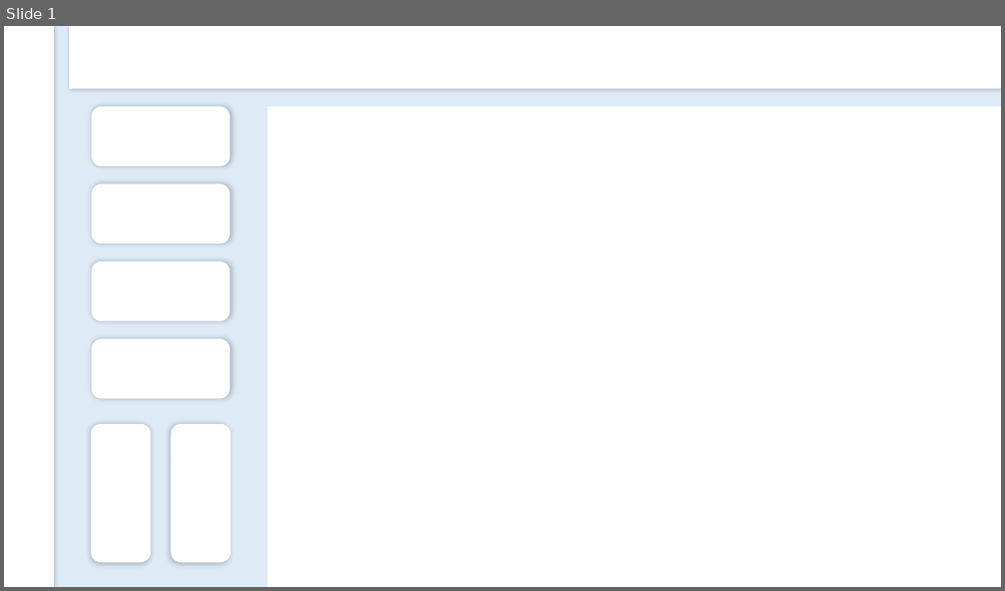
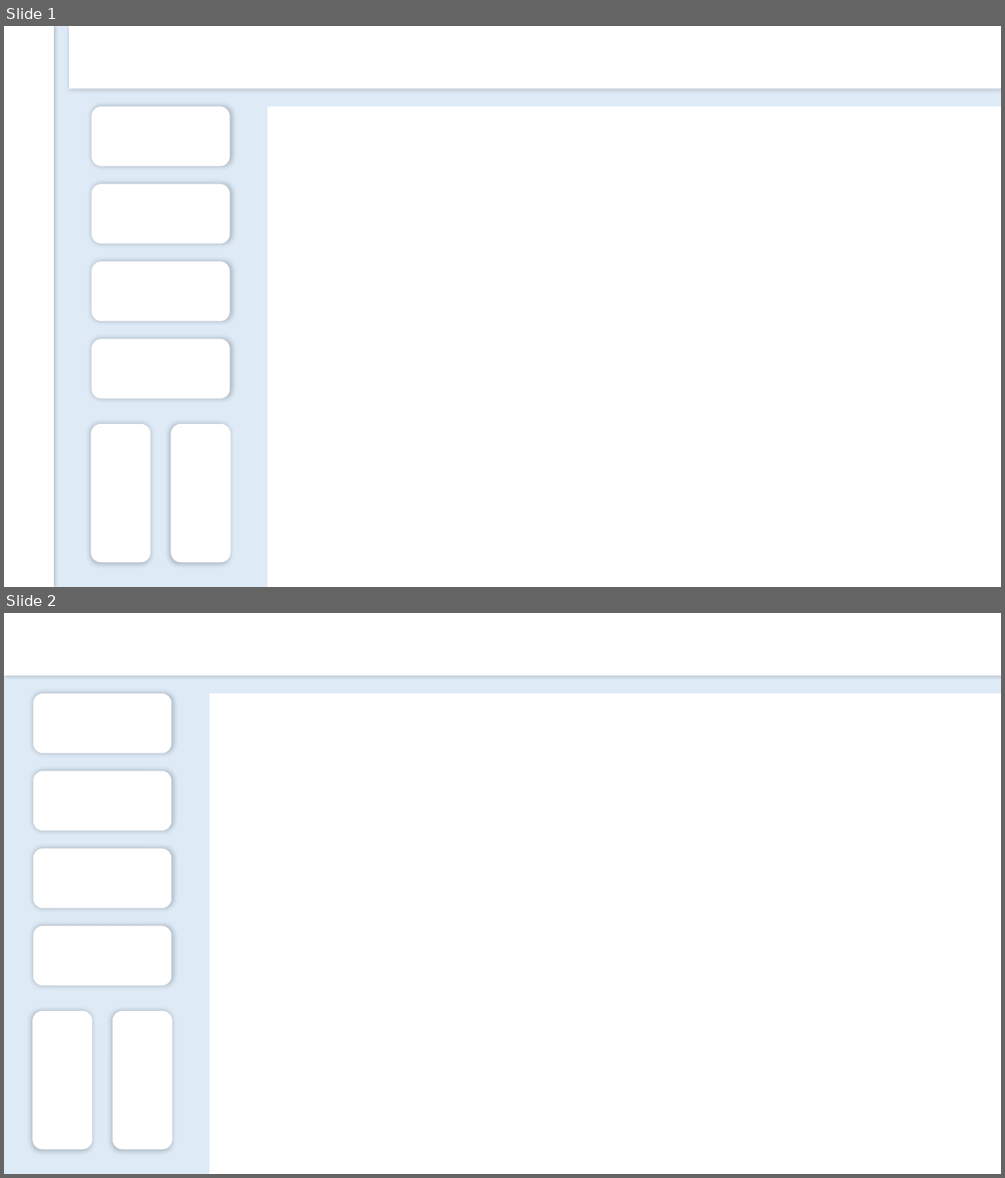
Before and after one commit to DeyvedAntonio/Estudos_Analista, a slide deck: Power BI/Fundo_hashtagtreinamentos.pptx. Shown one above the other, each under a label of ours: slide 1 before the commit, slides 1 and 2 after it. The pictures are 1005x591 and 1005x1178 pixels, drawn with LibreOffice and Linux fonts; fonts in the diff are those of the drawing. Boxes give left, top, right and bottom in pixels: in the first picture for what was removed or moved away, otherwise in the second. Text is boxed around its words. In the diff, an @@ line names an element or a change of style, - is before the commit and + after.

```diff
--- a/Power BI/Fundo_hashtagtreinamentos.pptx
+++ b/Power BI/Fundo_hashtagtreinamentos.pptx
@@ slide 2 added at (x1=4, y1=613, x2=1001, y2=1174), background #DEEBF7 @@
@@ rectangle added at (x1=4, y1=613, x2=1001, y2=675), fill #FFFFFF @@
@@ rounded rectangle added at (x1=33, y1=694, x2=171, y2=754), fill #FFFFFF @@
@@ rectangle added at (x1=210, y1=694, x2=1001, y2=1174), fill #FFFFFF @@
@@ rounded rectangle added at (x1=33, y1=771, x2=171, y2=831), fill #FFFFFF @@
@@ rounded rectangle added at (x1=33, y1=849, x2=171, y2=908), fill #FFFFFF @@
@@ rounded rectangle added at (x1=33, y1=925, x2=171, y2=985), fill #FFFFFF @@
@@ rounded rectangle added at (x1=32, y1=1011, x2=93, y2=1150), fill #FFFFFF @@
@@ rounded rectangle added at (x1=113, y1=1011, x2=172, y2=1150), fill #FFFFFF @@
```
Also in this commit, not shown: 1 other file.
